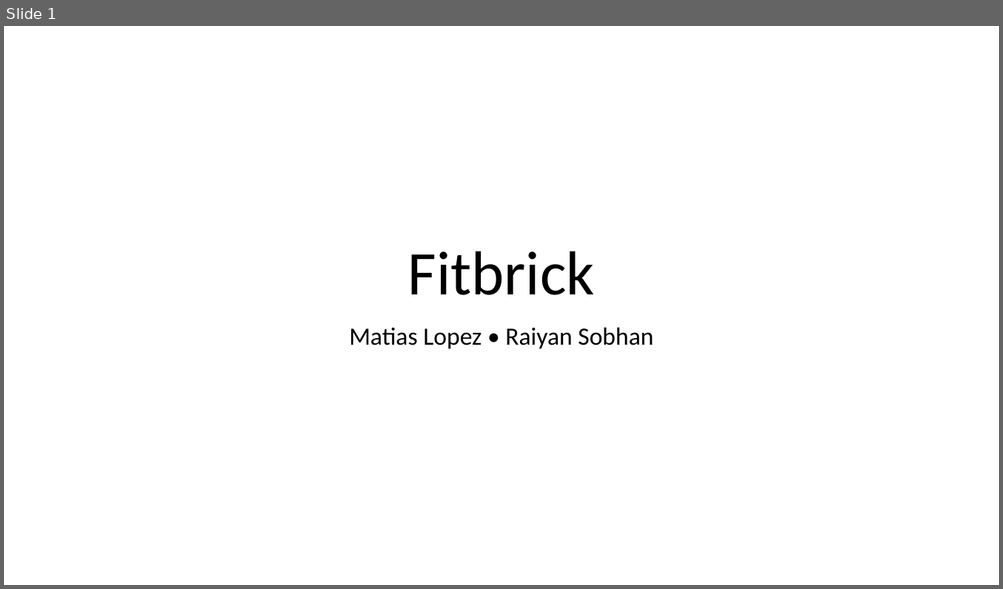
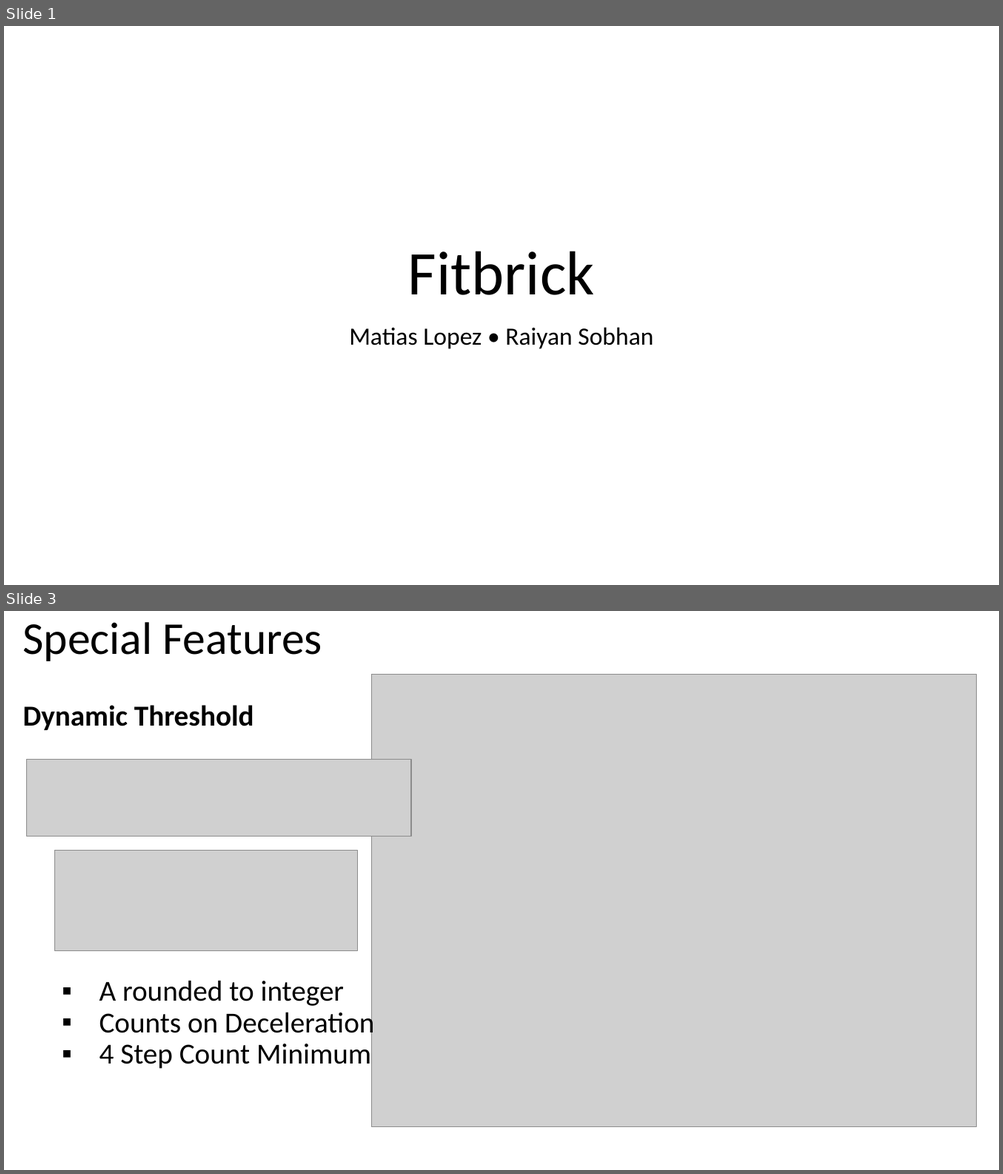
Before and after one commit to imatlopez/Fitbrick, a slide deck: Presentation.pptx. Shown one above the other, each under a label of ours: slide 1 before the commit, slides 1 and 3 after it; the slides between them are not shown. The pictures are 1003x589 and 1003x1174 pixels, drawn with LibreOffice and Linux fonts; fonts in the diff are those of the drawing; grey boxes stand for pictures. Boxes give left, top, right and bottom in pixels: in the first picture for what was removed or moved away, otherwise in the second. Text is boxed around its words. In the diff, an @@ line names an element or a change of style, - is before the commit and + after.

```diff
--- a/Presentation.pptx
+++ b/Presentation.pptx
@@ slide 3 added at (4,611,999,1170), background #FFFFFF @@
@@ text added at (23,622,321,661), 44 pt, text #000000 @@
+Special Features
@@ picture added at (372,674,976,1127) @@
@@ text added at (23,705,254,730), 28 pt, text #000000, bold @@
+Dynamic Threshold
@@ picture added at (26,760,410,836) @@
@@ picture added at (55,851,358,951) @@
@@ text added at (99,980,374,1069), 28 pt, text #000000 @@
+▪ A rounded to integer
+▪ Counts on Deceleration
+▪ 4 Step Count Minimum
```
Also in this commit, not shown: 1 slide changed, 3 other slides added, 1 slide removed.
